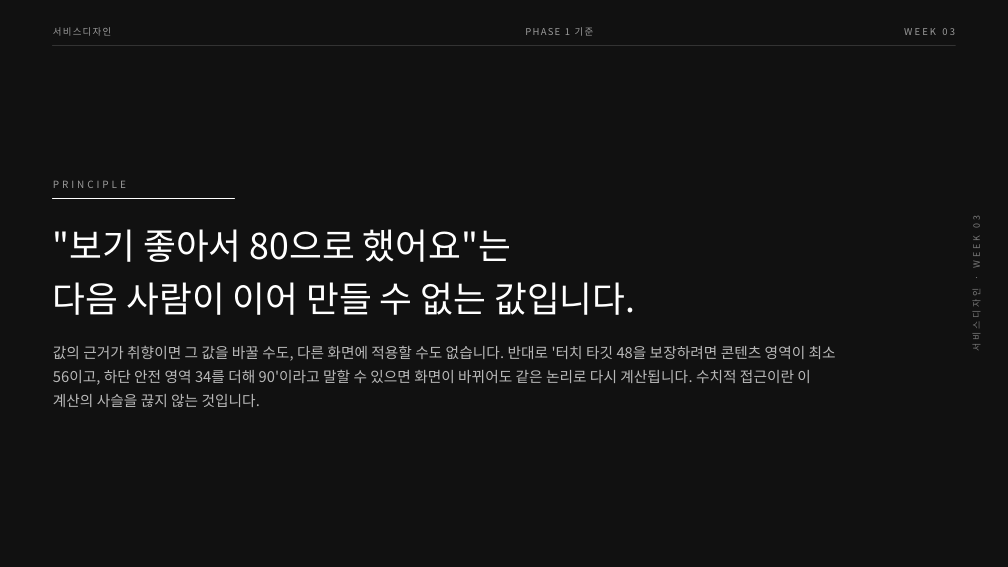
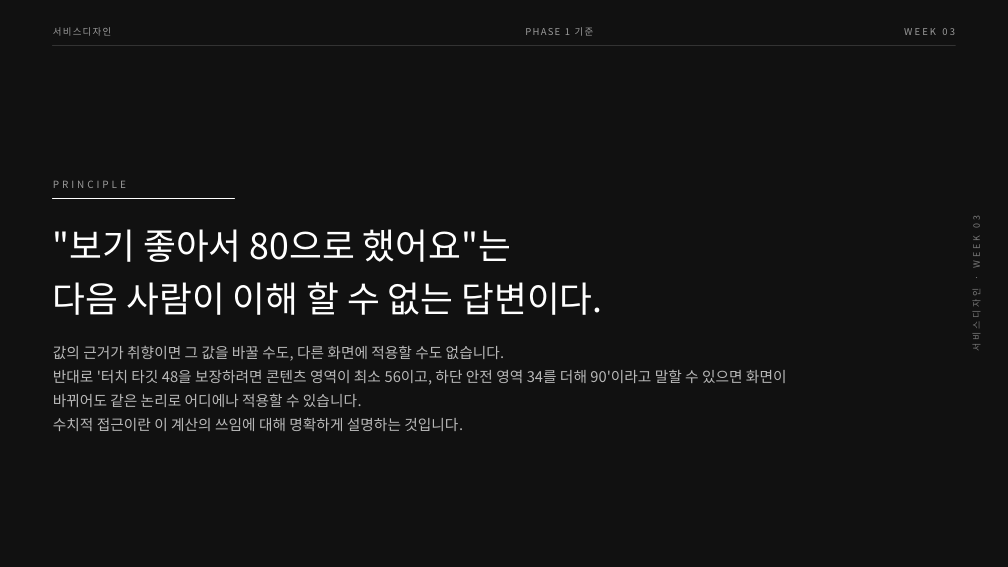
Before and after one commit to design-eng/MIN.D, a slide deck: slide 4 of dist/weeks-2학기/서비스디자인_2학기_03주차_GNB컴포넌트.pptx. Drawn at 1008x567 pixels with LibreOffice and Linux fonts; fonts in the diff are those of the drawing. Boxes give left, top, right and bottom in pixels: in the first picture for what was removed or moved away, otherwise in the second. Text is boxed around its words. In the diff, an @@ line names an element or a change of style, - is before the commit and + after.

```diff
--- a/dist/weeks-2학기/서비스디자인_2학기_03주차_GNB컴포넌트.pptx
+++ b/dist/weeks-2학기/서비스디자인_2학기_03주차_GNB컴포넌트.pptx
@@ text at (x1=53, y1=282, x2=603, y2=315): text changed @@
-다음 사람이 이어 만들 수 없는 값입니다.
+다음 사람이 이해 할 수 없는 답변이다.
@@ text at (x1=53, y1=346, x2=787, y2=431): text changed @@
-값의 근거가 취향이면 그 값을 바꿀 수도, 다른 화면에 적용할 수도 없습니다. 반대로 '터치 타깃 48을 보장하려면 콘텐츠 영역이 최소 56이고, 하단 안전 영역 34를 더해 90'이라고 말할 수 있으면 화면이 바뀌어도 같은 논리로 다시 계산됩니다. 수치적 접근이란 이 계산의 사슬을 끊지 않는 것입니다.
+값의 근거가 취향이면 그 값을 바꿀 수도, 다른 화면에 적용할 수도 없습니다.
+반대로 '터치 타깃 48을 보장하려면 콘텐츠 영역이 최소 56이고, 하단 안전 영역 34를 더해 90'이라고 말할 수 있으면 화면이 바뀌어도 같은 논리로 어디에나 적용할 수 있습니다.
+수치적 접근이란 이 계산의 쓰임에 대해 명확하게 설명하는 것입니다.
```
Also in this commit, not shown: 10 other slides changed, 2 slides added, 1 slide removed, 6 other files.
